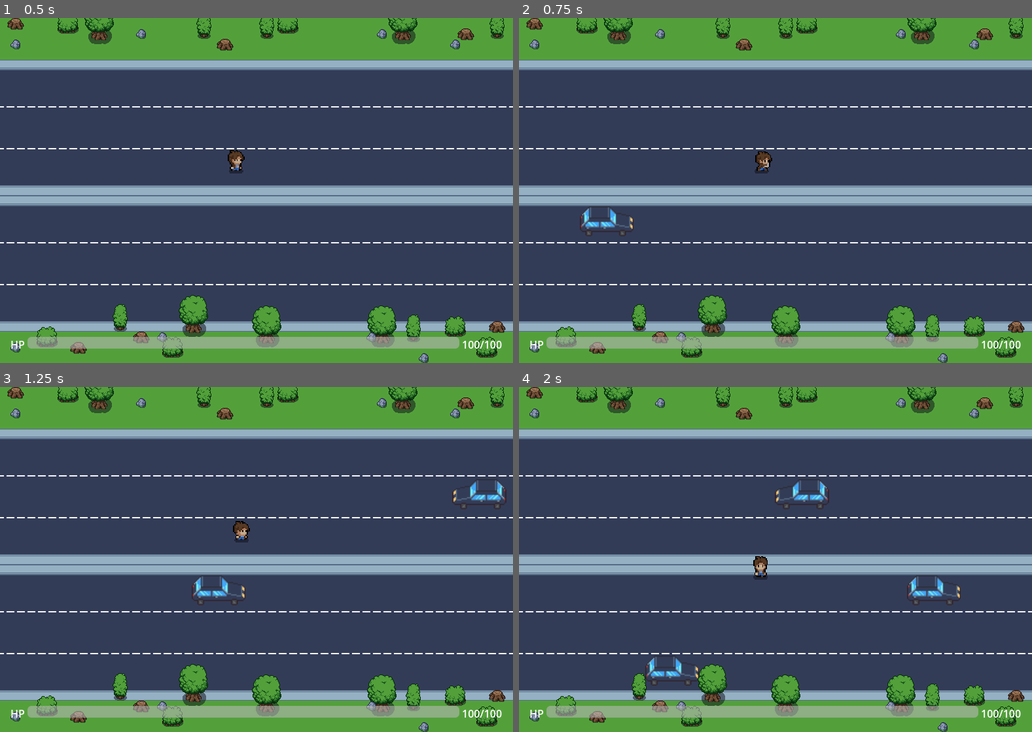
Above: before the commit, frames 1-4 (two rows, left to right).
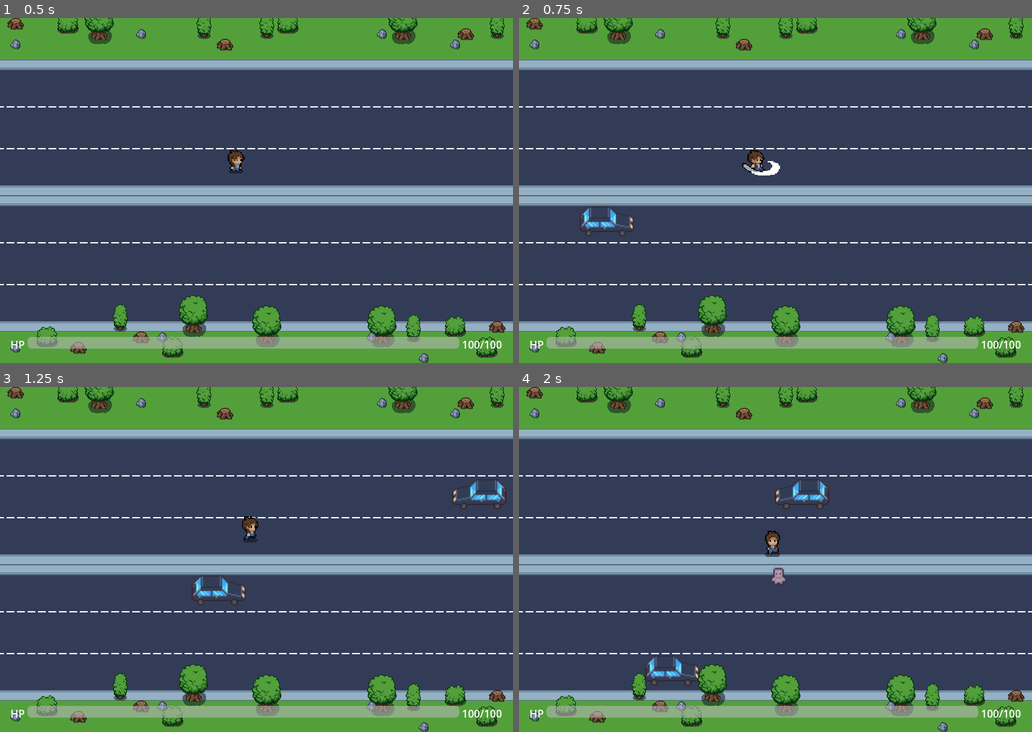
Above: after the commit, the same moments.

Repository: emyeatGrass/ConUhacksX
Game: Godot game, scene res://scenes/main.tscn
Two runs of this game, one before a commit and one after it. Both use one fixed random seed, a clock stepped at 60 frames per second and the inputs below.
Inputs:
- Up to frame 1 (0.5 s): no input
- Up to frame 2 (0.75 s): tap Enter at 0.5 s; hold Right (move_right) from 0.53 s (still down); tap Ctrl (attack) at 0.6 s
- Up to frame 3 (1.25 s): keep holding Right (move_right)
- Up to frame 4 (2 s): release Right (move_right) at 1.28 s; hold Down (move_down) from 1.28 s (still down); tap Ctrl (attack) at 1.35 s

Frame 1 is identical in both runs. In frame 2, 0.3% of the frame differs, in the area x 43-51%, y 38-46%; in frame 3, 0.3%; in frame 4, 0.8%, in the area x 45-87%, y 41-64%.

Commit message:
grace period crackhead

Diff:
--- a/lost-and-jammed/scenes/player.tscn
+++ b/lost-and-jammed/scenes/player.tscn
@@ -216,7 +216,7 @@
 }],
 "loop": false,
 "name": &"attack_down",
-"speed": 5.0
+"speed": 8.0
 }, {
 "frames": [{
 "duration": 1.0,
@@ -233,7 +233,7 @@
 }],
 "loop": false,
 "name": &"attack_side",
-"speed": 5.0
+"speed": 8.0
 }, {
 "frames": [{
 "duration": 1.0,
@@ -250,7 +250,7 @@
 }],
 "loop": false,
 "name": &"attack_up",
-"speed": 5.0
+"speed": 8.0
 }, {
 "frames": [{
 "duration": 1.0,
@@ -406,4 +406,4 @@
 texture_filter = 1
 position = Vector2(0, -8)
 sprite_frames = SubResource("SpriteFrames_60mlk")
-animation = &"attack_down"
+animation = &"attack_up"
--- a/lost-and-jammed/scripts/crackhead.gd
+++ b/lost-and-jammed/scripts/crackhead.gd
@@ -4,18 +4,27 @@
 @export var flee_speed := 80.0
 @export var knockback_distance_px: float = 96.0
 @export var knockback_duration_s: float = 0.15
+@export var spawn_pause_s: float = 0.0: set = _set_spawn_pause_s
 
 @onready var player: Node2D = get_tree().get_first_node_in_group("Player") as Node2D
 @onready var _screen_notifier: VisibleOnScreenNotifier2D = $VisibleOnScreenNotifier2D
 @onready var audio_manager: Node = get_node_or_null("/root/World/AudioManager")
 
 var _fleeing := false
+var _spawn_pause_left_s: float = 0.0
 var _knockback_time_left_s: float = 0.0
 var _knockback_velocity: Vector2 = Vector2.ZERO
 
 func _ready() -> void:
 	# Only despawn after being hit (while fleeing).
 	_screen_notifier.screen_exited.connect(_on_screen_exited)
+	_spawn_pause_left_s = maxf(spawn_pause_s, 0.0)
+
+
+func _set_spawn_pause_s(value: float) -> void:
+	spawn_pause_s = maxf(value, 0.0)
+	# If this is set after spawning/ready, still apply it immediately.
+	_spawn_pause_left_s = maxf(spawn_pause_s, _spawn_pause_left_s)
 
 func apply_knockback(knock_dir: Vector2) -> void:
 	var dir := knock_dir.normalized()
@@ -38,6 +47,13 @@
 		move_and_slide()
 		return
 
+	if _spawn_pause_left_s > 0.0:
+		_spawn_pause_left_s = maxf(_spawn_pause_left_s - delta, 0.0)
+		velocity = Vector2.ZERO
+		move_and_slide()
+		# Grace period: touching the player does nothing.
+		return
+
 	var direction: Vector2
 	if _fleeing:
 		# Move away from the player.
@@ -53,6 +69,10 @@
 
 
 func _check_player_touch() -> void:
+	# During the grace period, ignore contact entirely.
+	if _spawn_pause_left_s > 0.0:
+		return
+
 	var count := get_slide_collision_count()
 	if count <= 0:
 		return
--- a/lost-and-jammed/scripts/player.gd
+++ b/lost-and-jammed/scripts/player.gd
@@ -221,6 +221,8 @@
 
 		if parent != null and _crackhead_scene != null:
 			var crackhead := _crackhead_scene.instantiate()
+			# Give the player time to react before the crackhead starts moving.
+			(crackhead as Node).set("spawn_pause_s", 2.0)
 			(parent as Node).add_child(crackhead)
 			(crackhead as Node2D).global_position = hit_pos
 
Not shown: 1 places in lost-and-jammed/scenes/main.tscn that only renumber resources
